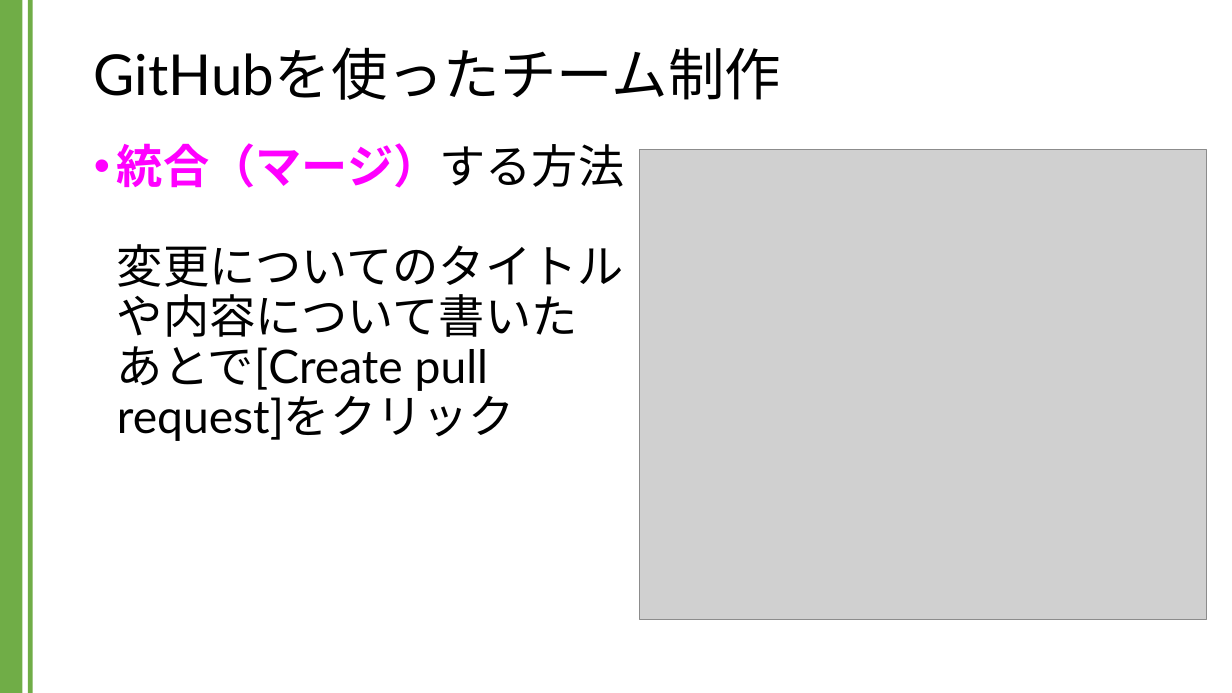
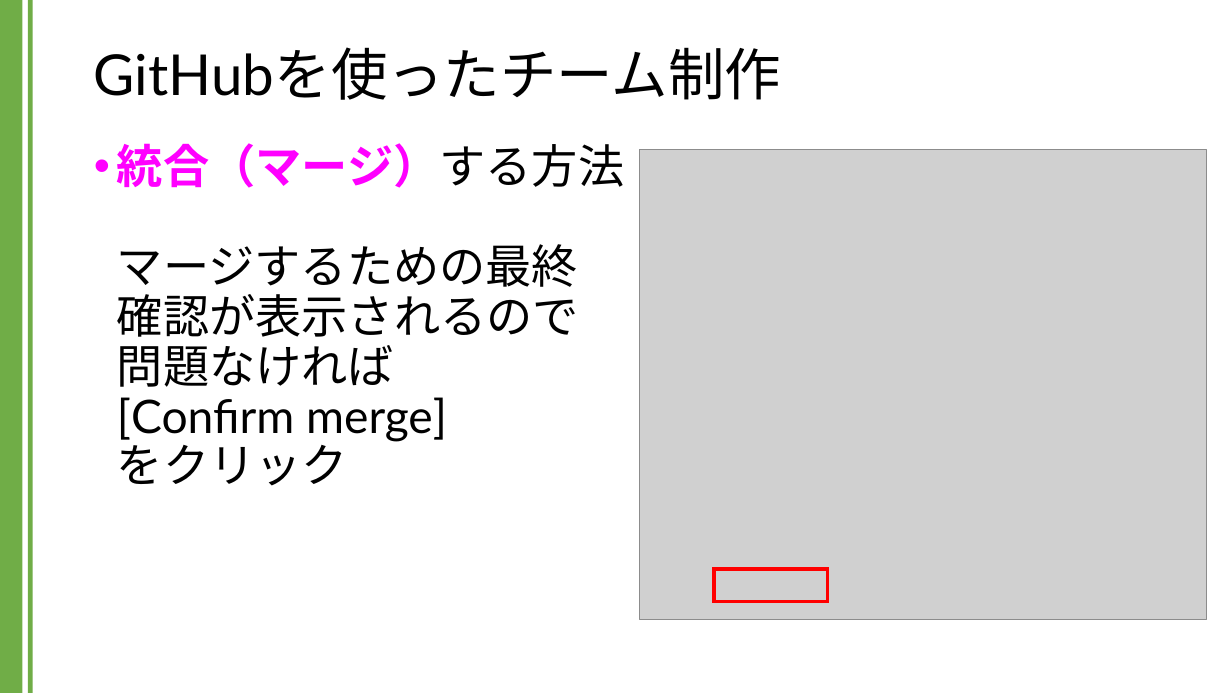
Before and after one commit to kic-murata/cpp2024, a slide deck: slide 42 of 授業資料/GitHubを用いたチーム制作.pptx. Drawn at 1232x693 pixels with LibreOffice and Linux fonts; fonts in the diff are those of the drawing; grey boxes stand for pictures. Boxes give left, top, right and bottom in pixels: in the first picture for what was removed or moved away, otherwise in the second. Text is boxed around its words. In the diff, an @@ line names an element or a change of style, - is before the commit and + after.

```diff
--- a/授業資料/GitHubを用いたチーム制作.pptx
+++ b/授業資料/GitHubを用いたチーム制作.pptx
@@ text at (117, 143, 624, 486): text changed @@
-• 統合（マージ）する方法
-  変更についてのタイトル
-  や内容について書いた
-  あとで[Create pull
-  request]をクリック
+• 統合（マージ）する方法
+  マージするための最終
+  確認が表示されるので
+  問題なければ
+  [Confirm merge]
+  をクリック
@@ rectangle added at (714, 569, 827, 603), outline #FF0000 3 pt @@
```
Also in this commit, not shown: 6 other slides changed, 1 other file.
